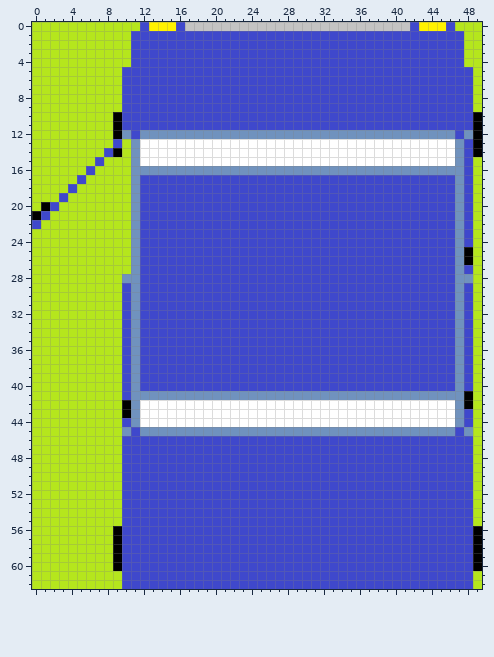
File history of a pixel-art sprite, Assets/Sprites/Props/Tiles/Car.png. Above, as it was before the edit.
The file is 50x63 pixels.
And afterwards:
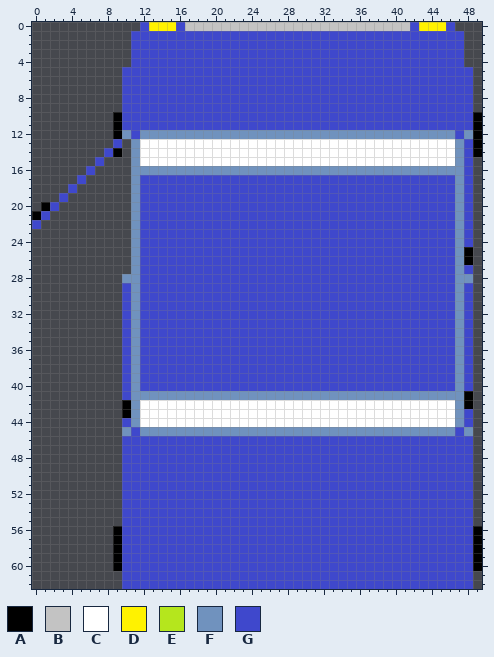
Palette (. is transparent): A #000000  B #c3c3c3  C #ffffff  D #fff200  E #b5e61d  F #7092be  G #3f48cc
What changed:
Changed rows in their new state; - is an unchanged pixel.
first column x 0:
 0 ............-----------------------------------...
 1 ...........-------------------------------------..
 2 ...........-------------------------------------..
 3 ...........-------------------------------------..
 4 ...........-------------------------------------..
 5 ..........---------------------------------------.
 6 ..........---------------------------------------.
 7 ..........---------------------------------------.
 8 ..........---------------------------------------.
 9 ..........---------------------------------------.
10 .........-----------------------------------------
11 .........-----------------------------------------
12 .........-----------------------------------------
13 .........-.---------------------------------------
14 ........--.---------------------------------------
15 .......-...--------------------------------------.
16 ......-....--------------------------------------.
17 .....-.....--------------------------------------.
18 ....-......--------------------------------------.
19 ...-.......--------------------------------------.
20 .--........--------------------------------------.
21 --.........--------------------------------------.
22 -..........--------------------------------------.
23 ...........--------------------------------------.
24 ...........--------------------------------------.
25 ...........--------------------------------------.
26 ...........--------------------------------------.
27 ...........--------------------------------------.
28 ..........---------------------------------------.
29 ..........---------------------------------------.
30 ..........---------------------------------------.
31 ..........---------------------------------------.
32 ..........---------------------------------------.
33 ..........---------------------------------------.
34 ..........---------------------------------------.
35 ..........---------------------------------------.
36 ..........---------------------------------------.
37 ..........---------------------------------------.
38 ..........---------------------------------------.
39 ..........---------------------------------------.
40 ..........---------------------------------------.
41 ..........---------------------------------------.
42 ..........---------------------------------------.
43 ..........---------------------------------------.
44 ..........---------------------------------------.
45 ..........---------------------------------------.
46 ..........---------------------------------------.
47 ..........---------------------------------------.
48 ..........---------------------------------------.
49 ..........---------------------------------------.
50 ..........---------------------------------------.
51 ..........---------------------------------------.
52 ..........---------------------------------------.
53 ..........---------------------------------------.
54 ..........---------------------------------------.
55 ..........---------------------------------------.
56 .........-----------------------------------------
57 .........-----------------------------------------
58 .........-----------------------------------------
59 .........-----------------------------------------
60 .........-----------------------------------------
61 ..........---------------------------------------.
62 ..........---------------------------------------.
Pixel boxes of the changes (left, top, right, bottom) in both pictures:
erased: (32, 22, 140, 589)
erased: (455, 22, 482, 112)
erased: (473, 157, 482, 526)
erased: (473, 571, 482, 589)
